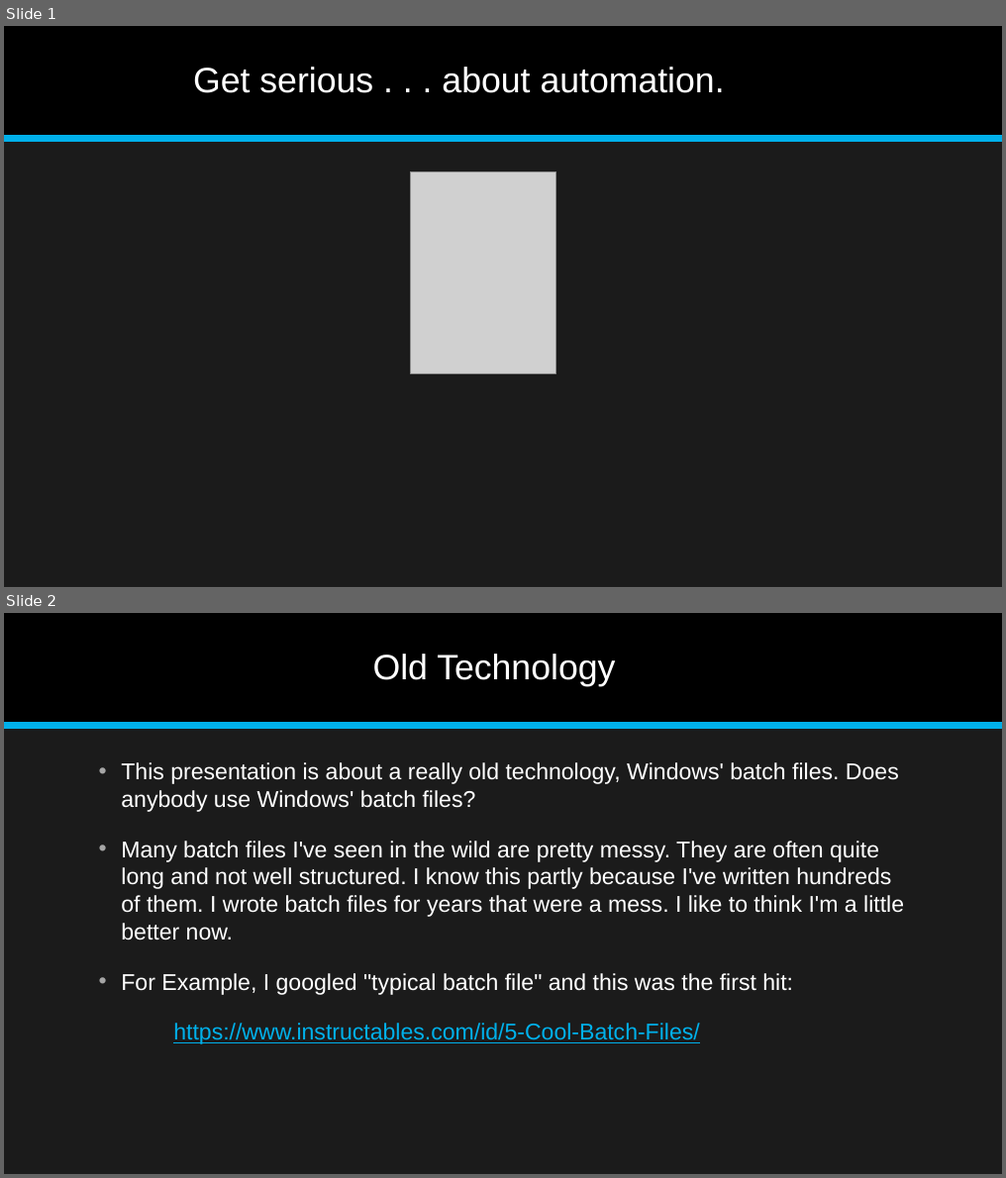
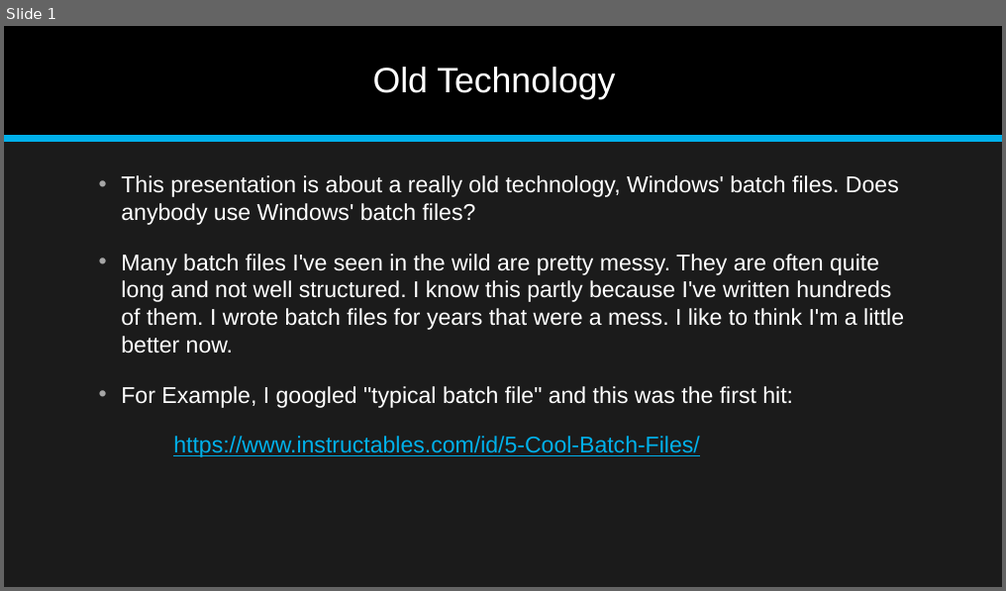
Before and after one commit to jonathan-r-jones/Composable-Batch-Files, a slide deck: Composable Batch File Helper.pptx. Shown one above the other, each under a label of ours: slides 1 and 2 before the commit, slide 1 after it. The pictures are 1006x1178 and 1006x591 pixels, drawn with LibreOffice and Linux fonts; fonts in the diff are those of the drawing; grey boxes stand for pictures. Boxes give left, top, right and bottom in pixels: in the first picture for what was removed or moved away, otherwise in the second. Text is boxed around its words. In the diff, an @@ line names an element or a change of style, - is before the commit and + after.

```diff
--- a/Composable Batch File Helper.pptx
+++ b/Composable Batch File Helper.pptx
@@ slide 1 removed at (4, 26, 1002, 587), background #1B1B1B; not listed: 2 template elements that a slide beside it also shows @@
@@ title removed at (193, 67, 725, 93) @@
-Get serious . . . about automation.
@@ picture removed at (411, 172, 555, 373) @@
@@ what was slide 2 is now slide 1 @@
```
Also in this commit, not shown: 2 other files.
